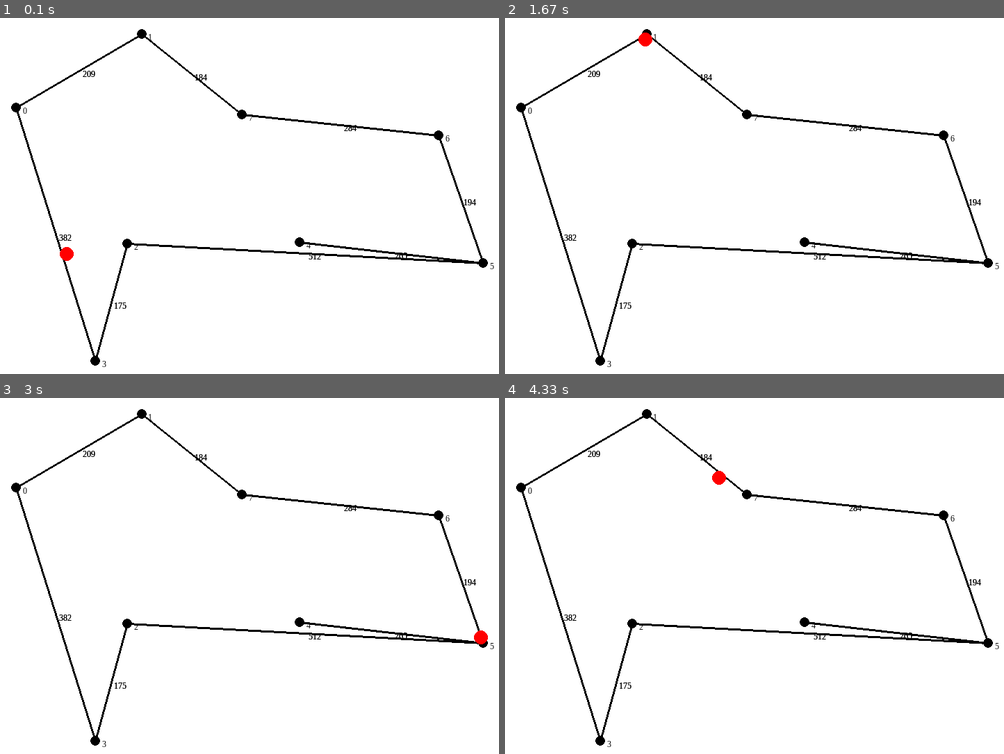
Above: before the commit, frames 1-4 (two rows, left to right).
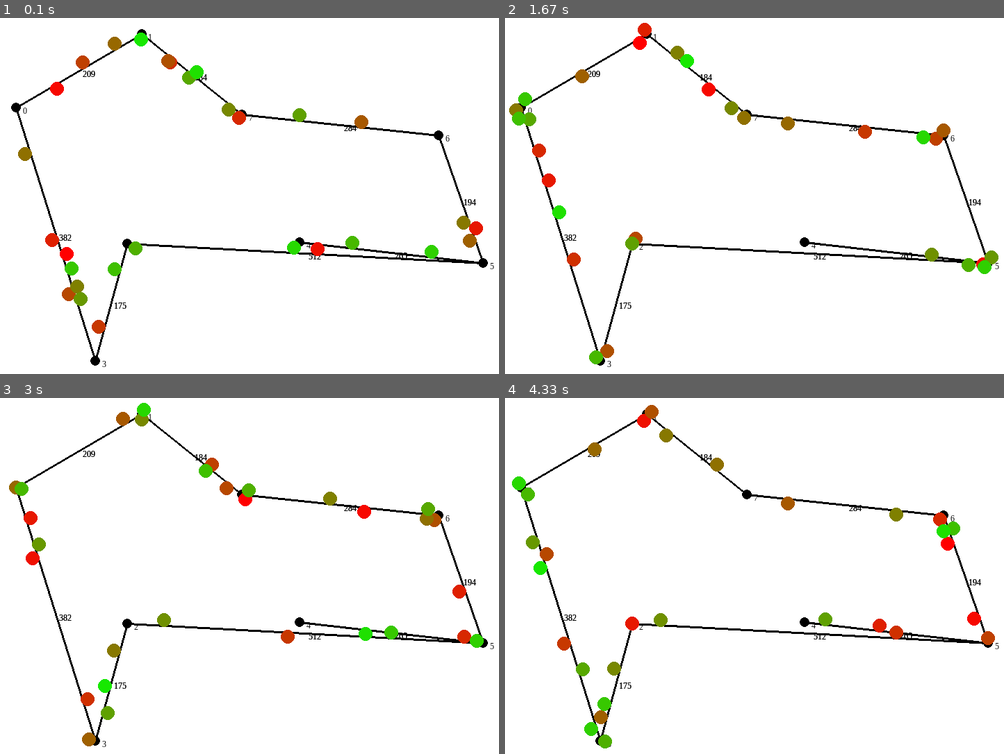
Above: after the commit, the same moments.

Repository: Ickaser/car-graph-viz
Game: pygame game, started from main_pygame.py
Two runs of this game, one before a commit and one after it. Both use one fixed random seed, a clock stepped at 60 frames per second and the inputs below.
Inputs:
- Up to frame 1 (0.1 s): no input
- Up to frame 2 (1.67 s): no input
- Up to frame 3 (3 s): no input
- Up to frame 4 (4.33 s): no input

The runs differ from the first frame. In frame 1, 2.2% of the frame differs, in the area x 3-97%, y 4-89%; in frame 2, 2.4%; in frame 3, 2.4%; in frame 4, 2.6%, in the area x 1-99%, y 1-99%.

Commit message:
Squashed the lanes bug

Diff:
--- a/cars.py
+++ b/cars.py
@@ -50,14 +50,13 @@
         # store then check length of the edge
         # take given distance, and match it to system coordinates (from lower-index to higher-index node)
         # compute distance to destination, store it (toNext)
+        s.length = graph.edges[(s.nodeFrom, s.nodeTo)]["length"]
         if s.direction:
-            s.length = graph.edges[(s.nodeFrom, s.nodeTo)]["length"]
             s.dist = dist
             s.toNext = s.length - dist
         else:
-            s.length = graph.edges[(s.nodeTo, s.nodeFrom)]["length"]
             s.dist = s.length - dist
-            s.toNext = dist
+            s.toNext = s.dist
 
 
 
@@ -134,12 +133,14 @@
             # check to see if is already at node
             if self.toNext <= 0:
                 # check if node is occupied
-                if self.graph.nodes[self.nodeTo]["capacity"] > len(self.graph.nodes[self.nodeTo]["population"]) or self in self.graph.nodes[self.nodeTo]["population"]:
+                if self.graph.nodes[self.nodeTo]["capacity"] > len(self.graph.nodes[self.nodeTo]["population"]): # or self in self.graph.nodes[self.nodeTo]["population"]:
                     # add self to population list
                     self.graph.nodes[self.nodeTo]["population"].append(self)
                     self.atNode = True
                     self.coords = self.toCoords
                     self.xPos, self.yPos = self.coords
+                    # end the method here
+                    return
                 # do nothing if node is already occupied
                 else:
                     return
@@ -155,6 +156,7 @@
         # if the new position is at or past its destination node, then set atNode=True and location at new node
         if not self.lanes and self.toNext <= 0:
             self.atNode = True
+            self.graph.nodes[self.nodeTo]["population"].append(self)
             self.coords = self.toCoords
             self.xPos, self.yPos = self.coords
 
@@ -260,8 +262,7 @@
             else:
                 if self.pos.nodeTo == self.nodeGoal or len(self.plan) == 0:
 # lines to execute if car has reached goal node
-                    if self.lanes:
-                        self.graph.nodes[self.pos.nodeTo]["population"].remove(self.pos)
+                    self.graph.nodes[self.pos.nodeTo]["population"].remove(self.pos)
                     del self
                     return True
                 else:
--- a/main_pygame.py
+++ b/main_pygame.py
@@ -14,7 +14,7 @@
 size = (800, 800)
 
 # configurable values used when generating cars
-carsNum = 1
+carsNum = 30
 carSize = 20
 stepsNum = 1
 carAccel = 3
